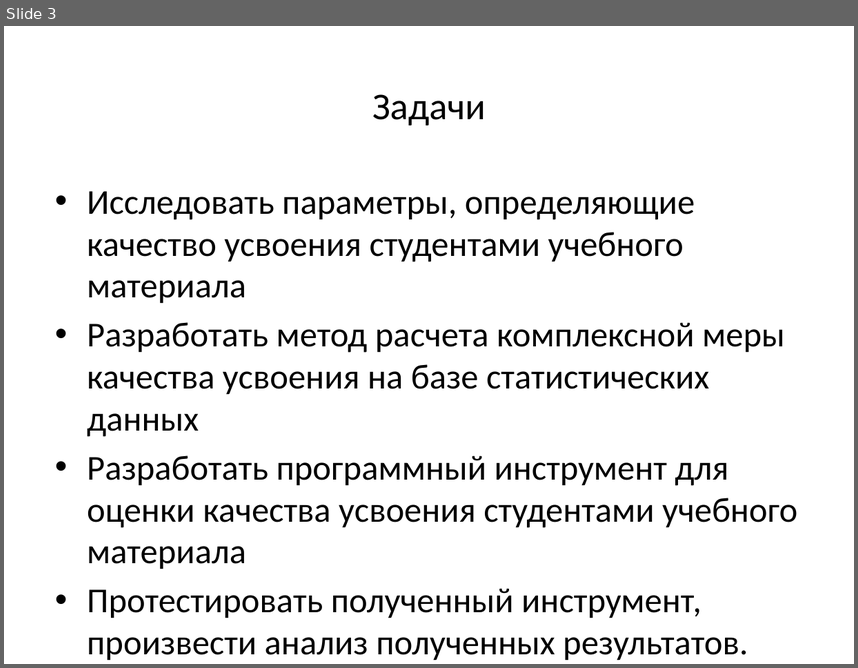
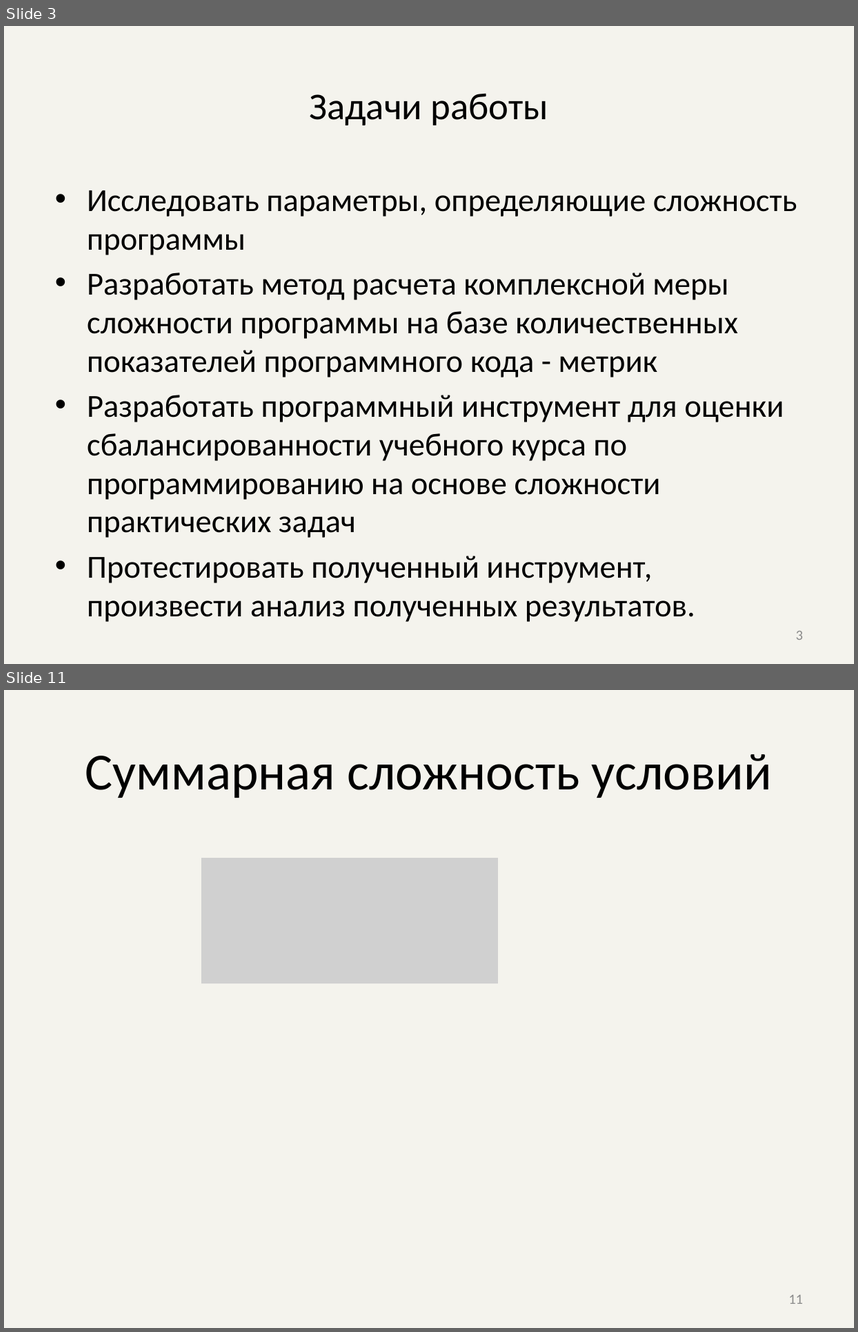
Before and after one commit to AlexDevyatov/Dissertation, a slide deck: Презентация.pptx. Shown one above the other, each under a label of ours: slide 3 before the commit, slides 3 and 11 after it; the slides between them are not shown. The pictures are 858x668 and 858x1332 pixels, drawn with LibreOffice and Linux fonts; fonts in the diff are those of the drawing; grey boxes stand for pictures. Boxes give left, top, right and bottom in pixels: in the first picture for what was removed or moved away, otherwise in the second. Text is boxed around its words. In the diff, an @@ line names an element or a change of style, - is before the commit and + after.

```diff
--- a/Презентация.pptx
+++ b/Презентация.pptx
@@ slide 11 added at bbox=[4, 690, 854, 1328], background #EEECE1 at 60% opacity @@
@@ title added at bbox=[85, 754, 772, 798], 44 pt, text #000000 @@
+Суммарная сложность условий
@@ picture added at bbox=[201, 858, 498, 983] @@
@@ page number added at bbox=[789, 1294, 803, 1303], 12 pt, text #8C8C8C @@
+11
@@ slide 3 changed as well @@
@@ background #FFFFFF to #EEECE1 at 60% opacity @@
@@ title at bbox=[309, 93, 548, 125]: text changed @@
-Задачи
+Задачи работы
@@ text at bbox=[87, 190, 797, 537]: text changed; size 29.6 to 27.2 pt @@
-• Исследовать параметры, определяющие качество усвоения студентами учебного материала
-• Разработать метод расчета комплексной меры качества усвоения на базе статистических данных
-• Разработать программный инструмент для оценки качества усвоения студентами учебного материала
+• Исследовать параметры, определяющие сложность программы
+• Разработать метод расчета комплексной меры сложности программы на базе количественных показателей программного кода - метрик
+• Разработать программный инструмент для оценки сбалансированности учебного курса по программированию на основе сложности практических задач
@@ text at bbox=[87, 555, 652, 583]: size 29.6 to 27.2 pt in "Протестировать полученный инструмент, произвести анализ полу ..." @@
@@ page number added at bbox=[796, 630, 803, 639], 12 pt, text #8C8C8C @@
+3
```
Also in this commit, not shown: 1 other slide changed, 17 other slides added, 7 slides removed, 13 other files.
